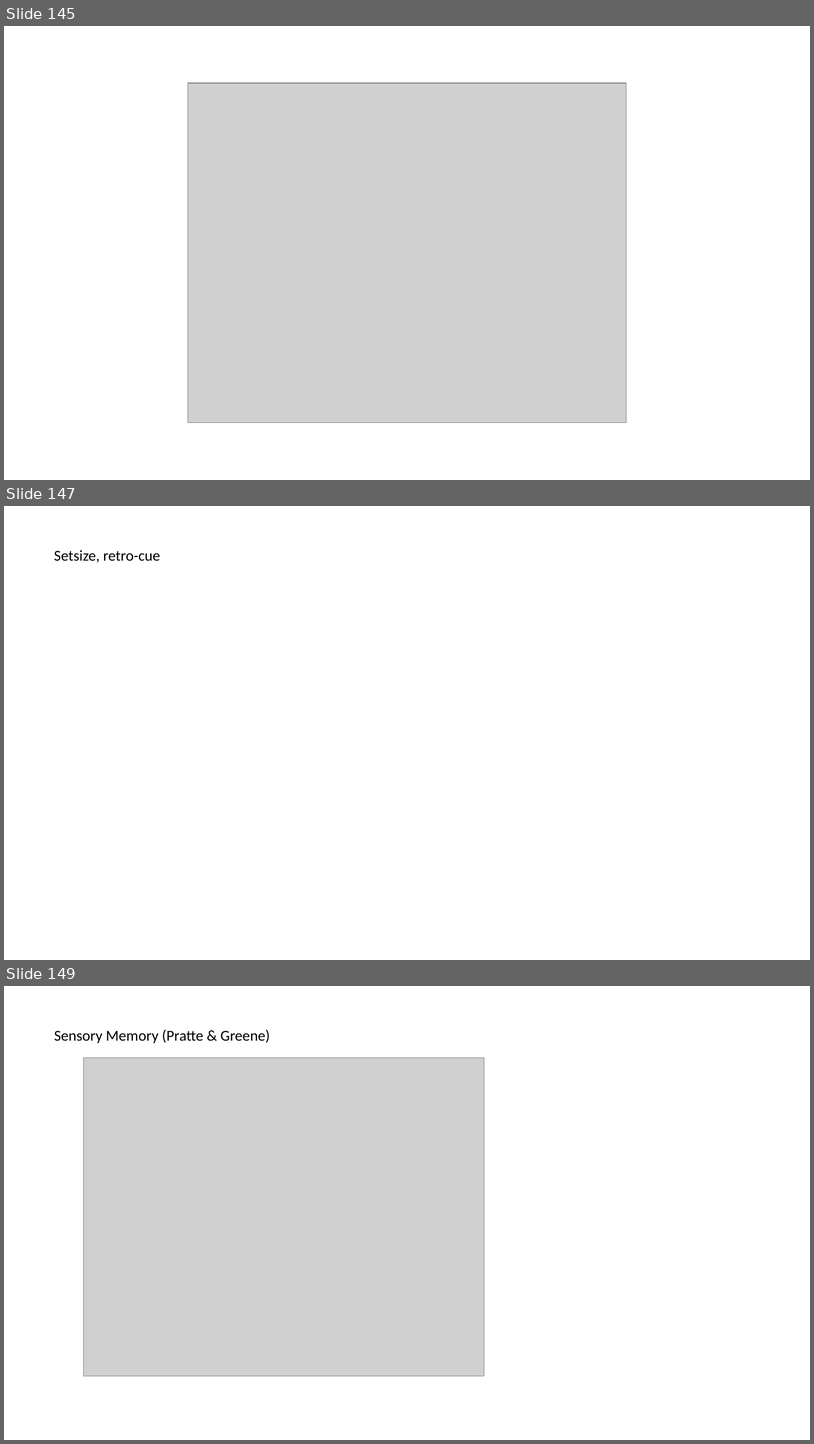
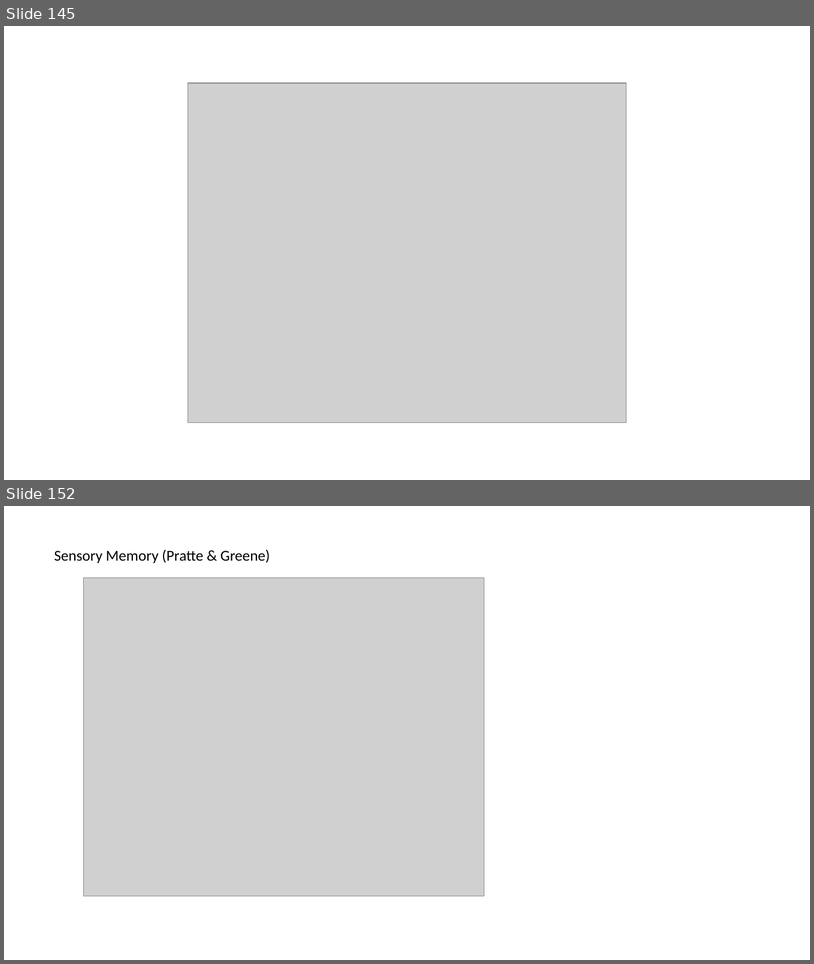
Before and after one commit to oberauer/IM.Simulation, a slide deck: IMSim.Mediated.Results.pptx. Shown one above the other, each under a label of ours: slides 145, 147 and 149 before the commit, slides 145 and 152 after it; the slides between them are not shown. The pictures are 814x1444 and 814x964 pixels, drawn with LibreOffice and Linux fonts; fonts in the diff are those of the drawing; grey boxes stand for pictures. Boxes give left, top, right and bottom in pixels: in the first picture for what was removed or moved away, otherwise in the second. Text is boxed around its words. In the diff, an @@ line names an element or a change of style, - is before the commit and + after.

```diff
--- a/IMSim.Mediated.Results.pptx
+++ b/IMSim.Mediated.Results.pptx
@@ slide 147 removed at <box>4,506,810,960</box>, background #FFFFFF @@
@@ text removed at <box>54,550,160,562</box> @@
-Setsize, retro-cue
@@ what was slide 149 is now slide 152 @@
```
Also in this commit, not shown: 7 slides changed, 9 slides added, 2 other slides removed.
